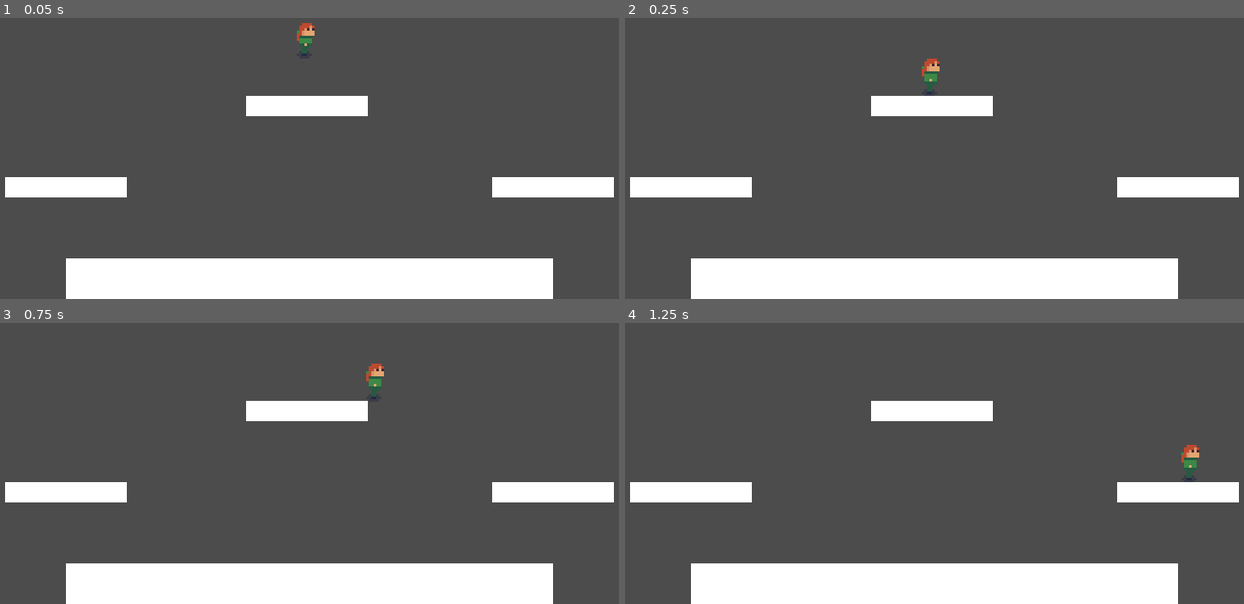
Above: before the commit, frames 1-4 (two rows, left to right).
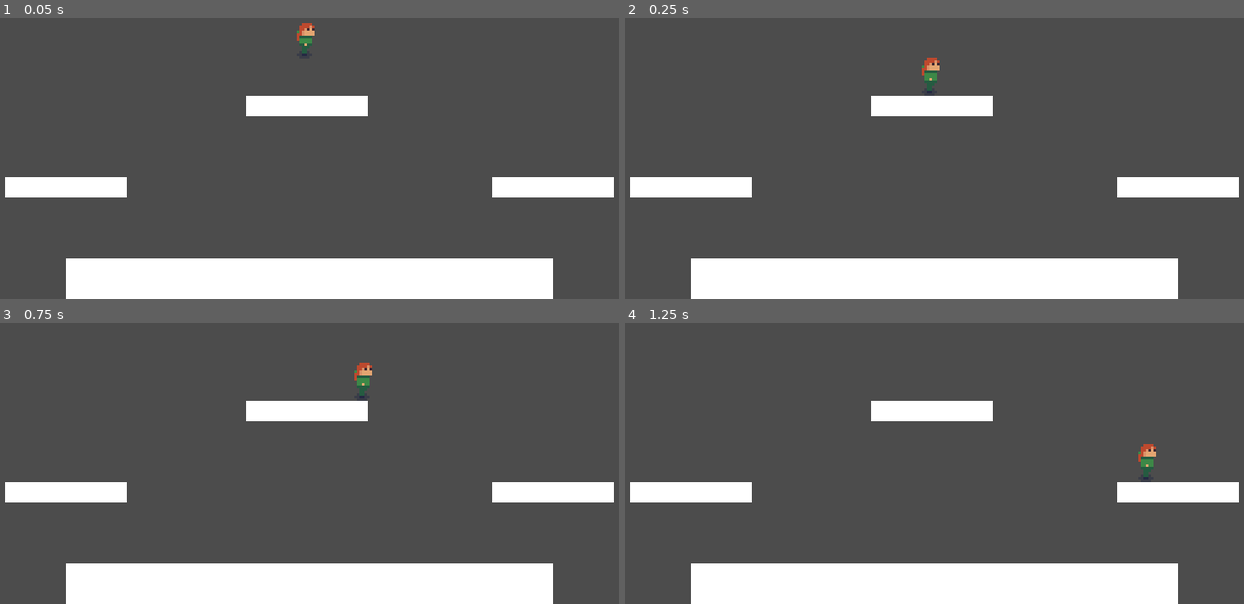
Above: after the commit, the same moments.

Repository: voidboxgames/escave
Game: Godot game, scene res://assets/scenes/Testworld.tscn
The game is run twice, just before and just after one commit, with the same random seed, the same clock (stepped at 60 frames per second) and the same inputs.
Inputs:
- Up to frame 1 (0.05 s): no input
- Up to frame 2 (0.25 s): no input
- Up to frame 3 (0.75 s): hold D (right) from 0.53 s (still down)
- Up to frame 4 (1.25 s): keep holding D (right); tap Space (jump) at 0.77 s

Frame 1 is identical in both runs. In frame 2, less than 0.1% of the frame differs, in the area x 47-51%, y 14-27%; in frame 3, 0.4%; in frame 4, 0.5%, in the area x 82-93%, y 43-57%.

Commit message:
add controller support

Diff:
--- a/assets/scenes/Player.tscn
+++ b/assets/scenes/Player.tscn
@@ -5,7 +5,7 @@
 
 [sub_resource type="CapsuleShape2D" id=1]
 radius = 2.30721
-height = 3.17657
+height = 5.0863
 
 [sub_resource type="Animation" id=2]
 resource_name = "idle"
@@ -67,7 +67,7 @@
 frame = 9
 
 [node name="CollisionShape2D" type="CollisionShape2D" parent="."]
-position = Vector2( -1.0856, 2.9854 )
+position = Vector2( -1.2198, 2.38149 )
 shape = SubResource( 1 )
 
 [node name="CoyoteTimer" type="Timer" parent="."]
--- a/assets/scenes/Testworld.tscn
+++ b/assets/scenes/Testworld.tscn
@@ -6,20 +6,22 @@
 
 [node name="Testworld" type="Node2D"]
 
-[node name="Player" parent="." instance=ExtResource( 1 )]
+[node name="YSort" type="YSort" parent="."]
+
+[node name="Player" parent="YSort" instance=ExtResource( 1 )]
 position = Vector2( -1.0856, -8 )
 
-[node name="Ground" parent="." instance=ExtResource( 2 )]
+[node name="Ground" parent="YSort" instance=ExtResource( 2 )]
 position = Vector2( 0, 88 )
 
-[node name="Platform" parent="." instance=ExtResource( 3 )]
+[node name="Platform" parent="YSort" instance=ExtResource( 3 )]
 position = Vector2( -96, 48 )
 
-[node name="Platform2" parent="." instance=ExtResource( 3 )]
+[node name="Platform2" parent="YSort" instance=ExtResource( 3 )]
 position = Vector2( 96, 48 )
 
-[node name="Platform3" parent="." instance=ExtResource( 3 )]
+[node name="Platform3" parent="YSort" instance=ExtResource( 3 )]
 position = Vector2( -1.0856, 16 )
 
-[node name="Camera2D" type="Camera2D" parent="."]
+[node name="Camera2D" type="Camera2D" parent="YSort"]
 current = true
--- a/assets/scripts/Player.gd
+++ b/assets/scripts/Player.gd
@@ -1,6 +1,6 @@
 extends KinematicBody2D
 
-export var max_speed = 150
+export var max_speed = 125
 export(int) var max_jumps = 1
 export var jump_force = 250
 export var gravity = 800
--- a/project.godot
+++ b/project.godot
@@ -34,27 +34,32 @@
 right={
 "deadzone": 0.5,
 "events": [ Object(InputEventKey,"resource_local_to_scene":false,"resource_name":"","device":0,"alt":false,"shift":false,"control":false,"meta":false,"command":false,"pressed":false,"scancode":68,"unicode":0,"echo":false,"script":null)
+, Object(InputEventJoypadButton,"resource_local_to_scene":false,"resource_name":"","device":0,"button_index":15,"pressure":0.0,"pressed":false,"script":null)
  ]
 }
 left={
 "deadzone": 0.5,
 "events": [ Object(InputEventKey,"resource_local_to_scene":false,"resource_name":"","device":0,"alt":false,"shift":false,"control":false,"meta":false,"command":false,"pressed":false,"scancode":65,"unicode":0,"echo":false,"script":null)
+, Object(InputEventJoypadButton,"resource_local_to_scene":false,"resource_name":"","device":0,"button_index":14,"pressure":0.0,"pressed":false,"script":null)
  ]
 }
 up={
 "deadzone": 0.5,
 "events": [ Object(InputEventKey,"resource_local_to_scene":false,"resource_name":"","device":0,"alt":false,"shift":false,"control":false,"meta":false,"command":false,"pressed":false,"scancode":87,"unicode":0,"echo":false,"script":null)
+, Object(InputEventJoypadButton,"resource_local_to_scene":false,"resource_name":"","device":0,"button_index":12,"pressure":0.0,"pressed":false,"script":null)
  ]
 }
 down={
 "deadzone": 0.5,
 "events": [ Object(InputEventKey,"resource_local_to_scene":false,"resource_name":"","device":0,"alt":false,"shift":false,"control":false,"meta":false,"command":false,"pressed":false,"scancode":83,"unicode":0,"echo":false,"script":null)
+, Object(InputEventJoypadButton,"resource_local_to_scene":false,"resource_name":"","device":0,"button_index":13,"pressure":0.0,"pressed":false,"script":null)
  ]
 }
 jump={
 "deadzone": 0.5,
 "events": [ Object(InputEventKey,"resource_local_to_scene":false,"resource_name":"","device":0,"alt":false,"shift":false,"control":false,"meta":false,"command":false,"pressed":false,"scancode":32,"unicode":0,"echo":false,"script":null)
 , Object(InputEventKey,"resource_local_to_scene":false,"resource_name":"","device":0,"alt":false,"shift":false,"control":false,"meta":false,"command":false,"pressed":false,"scancode":74,"unicode":0,"echo":false,"script":null)
+, Object(InputEventJoypadButton,"resource_local_to_scene":false,"resource_name":"","device":0,"button_index":0,"pressure":0.0,"pressed":false,"script":null)
  ]
 }
 
